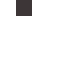
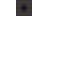
Comparing the layer stacks of the two w=64, h=64 images. Changes:
painted on "Background" over [21, 5, 27, 11]
